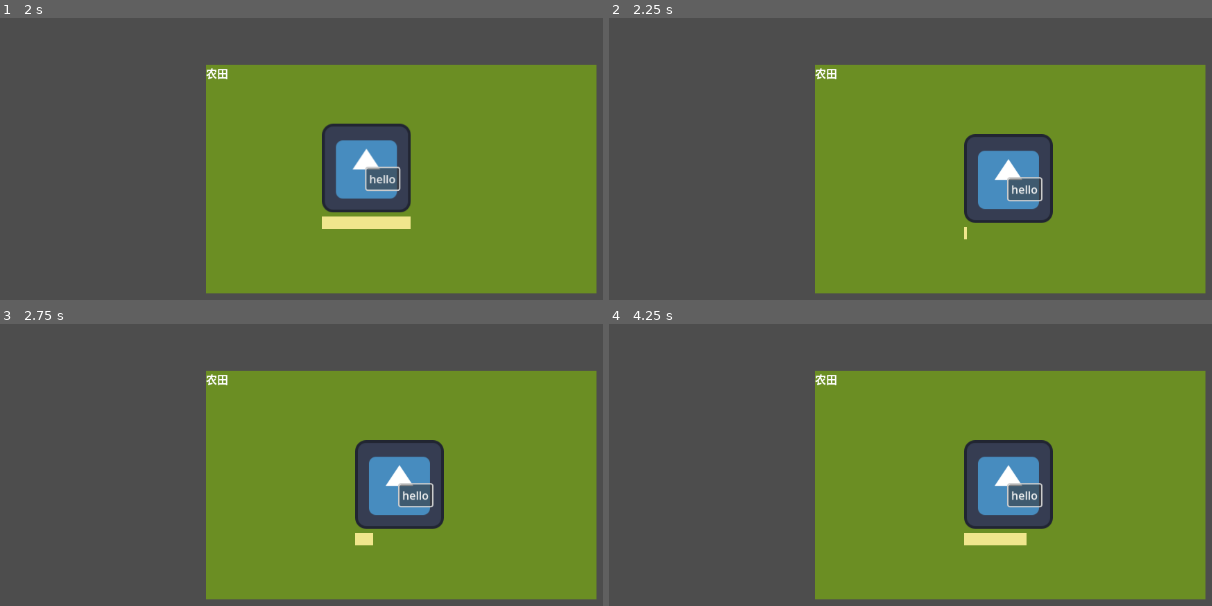
Above: before the commit, frames 1-4 (two rows, left to right).
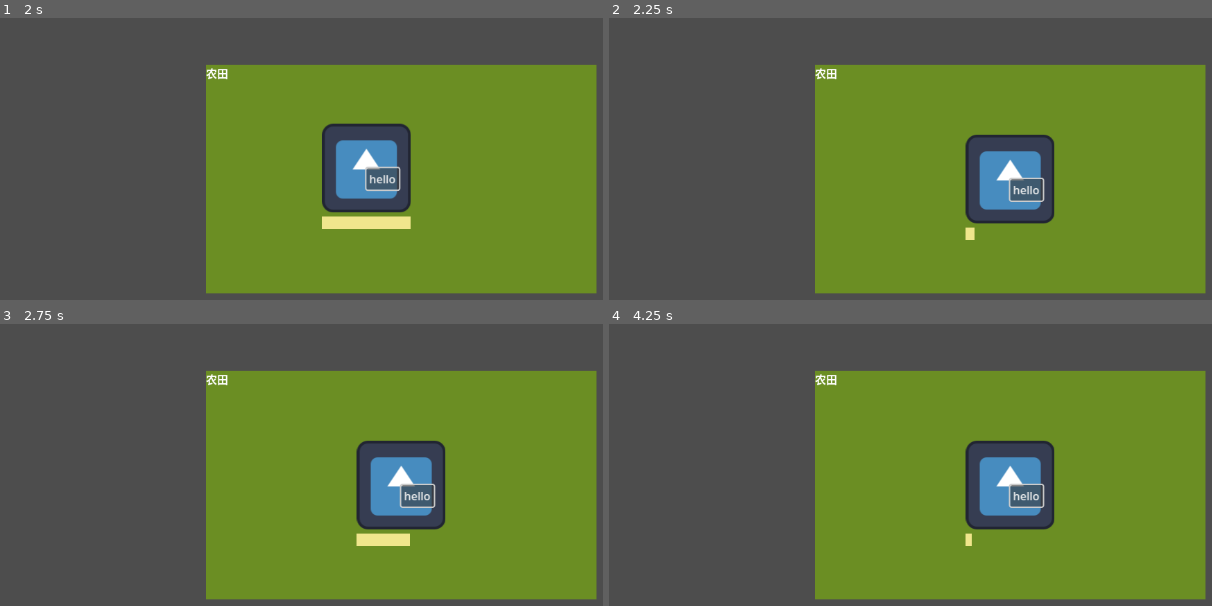
Above: after the commit, the same moments.

Repository: picasso250/marketworld
Game: Godot game, scene res://main.tscn
Same seed, same stepped clock (60 frames per second), same inputs: the game is played once before the commit and once after it. The engine's default icon, where the game draws it, is replaced by a stand-in: a white triangle on a blue panel in a dark square.
Inputs:
- Up to frame 1 (2 s): click "hello" at 0.5 s; click "hello" at 1.25 s
- Up to frame 2 (2.25 s): click "hello" at 2 s
- Up to frame 3 (2.75 s): no input
- Up to frame 4 (4.25 s): no input

Frame 1 is identical in both runs. In frame 2, 1.0% of the frame differs, in the area x 58-74%, y 41-79%; in frame 3, 1.2%; in frame 4, 1.4%.

Commit message:
fix

Diff:
--- a/farmland.gd
+++ b/farmland.gd
@@ -9,7 +9,7 @@
 # 标记农田是否已经成熟
 var is_mature = false
 
-var task_duration = 3
+var task_duration = 1
 
 
 # Called every frame. 'delta' is the elapsed time since the previous frame.
--- a/pawn.gd
+++ b/pawn.gd
@@ -13,6 +13,7 @@
 @export var move_speed: float = 100.0  # Speed at which the pawn moves towards the target.
 var _task_target: Node = null  # New variable to store the task target.
 var has_moving_target: bool = false  # Renamed variable to track if the pawn has a moving target.
+var _completion_callback: Callable  # New variable to store the completion callback.
 
 func _ready():
 	# Initialize progress_bar as a global variable
@@ -24,7 +25,7 @@
 	progress_bar.position.x = -texture_size.x / 2
 
 # Function to start growing the progress bar over a given duration.
-func start_progress_bar_growth(duration: float) -> void:
+func start_progress_bar_growth(duration: float, callback: Callable) -> void:
 	if duration <= 0.0:
 		push_error("Duration must be greater than 0")
 		return
@@ -35,6 +36,7 @@
 	_is_progressing = true
 
 	progress_bar.size.x = 0
+	_completion_callback = callback  # Store the callback
 
 # Function to stop progress bar growth manually.
 func stop_progress_bar_growth() -> void:
@@ -53,7 +55,7 @@
 			# for example `get_task_duration()` which should return the task's duration.
 			var task_duration = _task_target.get("task_duration")  # Replace with the actual property or method to get the duration.
 			if task_duration > 0.0:
-				start_progress_bar_growth(task_duration)
+				start_progress_bar_growth(task_duration,after_proc)
 
 		return
 
@@ -66,7 +68,11 @@
 	if _progress >= 1.0:
 		_is_progressing = false
 
-
+		# Execute the callback if it's set.
+		if _completion_callback != null:
+			_completion_callback.call()
+func after_proc():
+	print("收获完成")
 # Updated function to set the current task with a target, type, and task_target.
 func set_current_task(target: Node, task_type: String) -> void:
 	_task_type = task_type
@@ -81,24 +87,28 @@
 	var tolerance: float = move_speed * get_process_delta_time()  # 使用 delta 时间计算容差
 	return position.distance_to(_current_target_position) <= tolerance
 
-# New method to move towards a target at the specified speed, using has_reached_target for the check.
-func move_towards_target(delta: float) -> void:
-	if has_moving_target and not has_reached_target():
-		var direction = (_current_target_position - position).normalized()
-		position += direction * move_speed * delta
-	elif has_moving_target:
-		position = _current_target_position  # Snap to the target once within tolerance.
-		_clear_target()  # Clear the target once it’s reached.
-
 # New method to set the current target position.
 func set_target_position(target_position: Vector2) -> void:
 	_current_target_position = target_position
 	has_moving_target = true  # Set the flag to indicate there is a target.
 
-# Function to clear the target when it's reached or when we want to reset it.
+func move_towards_target(delta: float) -> void:
+	if has_moving_target and not has_reached_target():
+		var direction = (_current_target_position - position).normalized()
+		position += direction * move_speed * delta
+
+		# Prevent small jitter by checking the final position
+		if has_reached_target():
+			position = _current_target_position  # Snap to the target once within tolerance.
+			_clear_target()  # Clear the target once it’s reached.
+	elif has_moving_target:
+		position = _current_target_position  # Snap to the target once within tolerance.
+		_clear_target()  # Clear the target once it’s reached.
+
 func _clear_target() -> void:
 	has_moving_target = false  # Clear the target flag.
-	_current_target_position = Vector2.ZERO  # Optionally reset position, or just leave it as it is.
+	# Do not reset the position to Vector2.ZERO to avoid unnecessary movements.
+
 
 # Debug button signal method.
 func _on_button_pressed():
